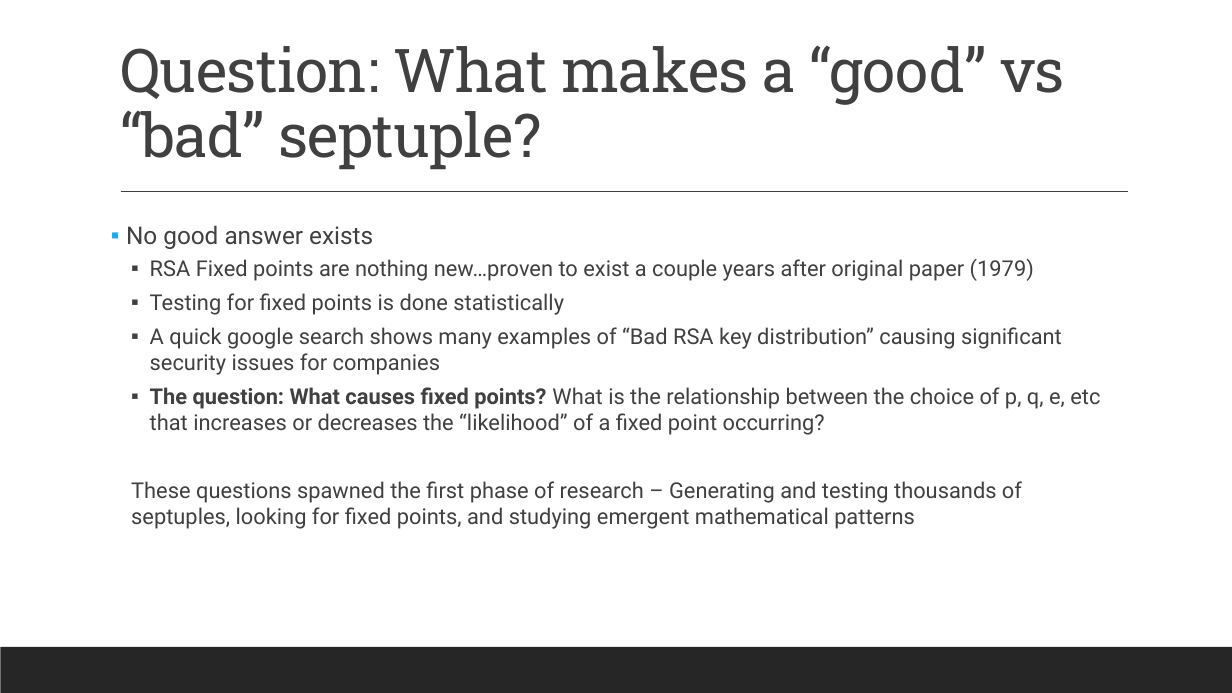
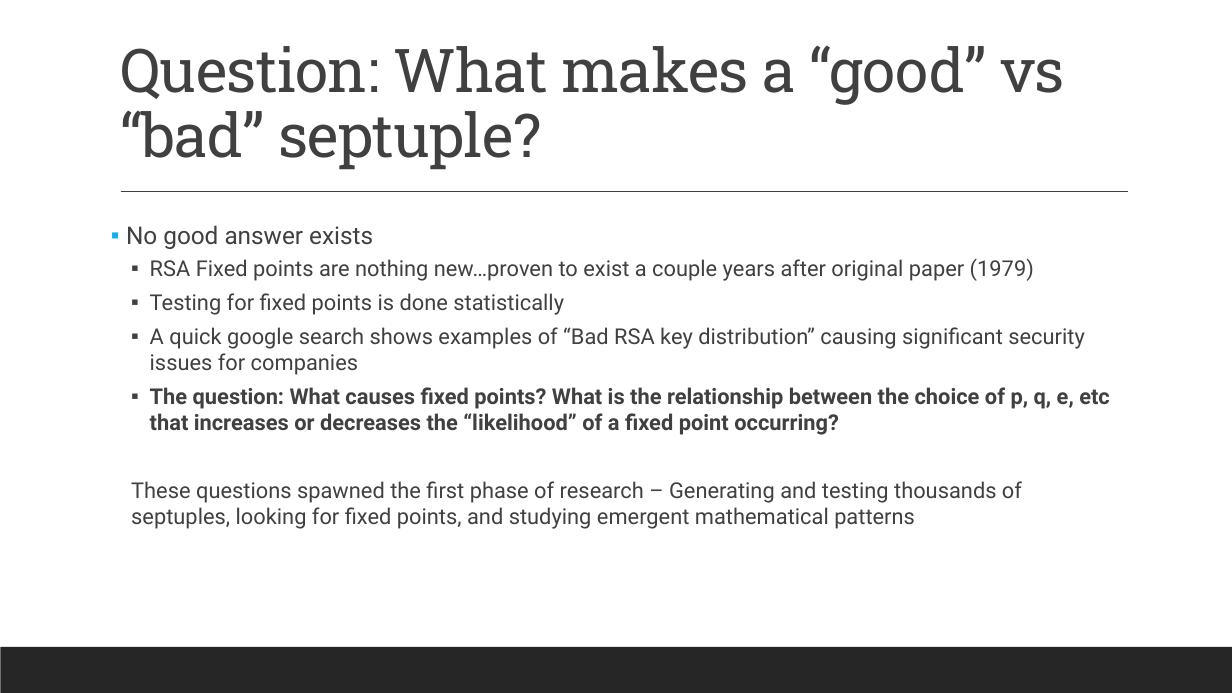
Before and after one commit to aronjschwartz/RSA_Encryption, a slide deck: slide 10 of RSA_Presentations/RSA_Research_Presentation_AronSchwartz.pptx. Drawn at 1232x693 pixels with LibreOffice and Linux fonts; fonts in the diff are those of the drawing. Boxes give left, top, right and bottom in pixels: in the first picture for what was removed or moved away, otherwise in the second. Text is boxed around its words. In the diff, an @@ line names an element or a change of style, - is before the commit and + after.

```diff
--- a/RSA_Presentations/RSA_Research_Presentation_AronSchwartz.pptx
+++ b/RSA_Presentations/RSA_Research_Presentation_AronSchwartz.pptx
@@ text at [150, 327, 1084, 375]: text changed @@
-  ▪ A quick google search shows many examples of “Bad RSA key distribution” causing significant security issues for companies
+  ▪ A quick google search shows examples of “Bad RSA key distribution” causing significant security issues for companies
@@ text at [150, 387, 1110, 435]: bold on in "What is the relationship between the choice ..." @@
```
Also in this commit, not shown: 7 other slides changed.
